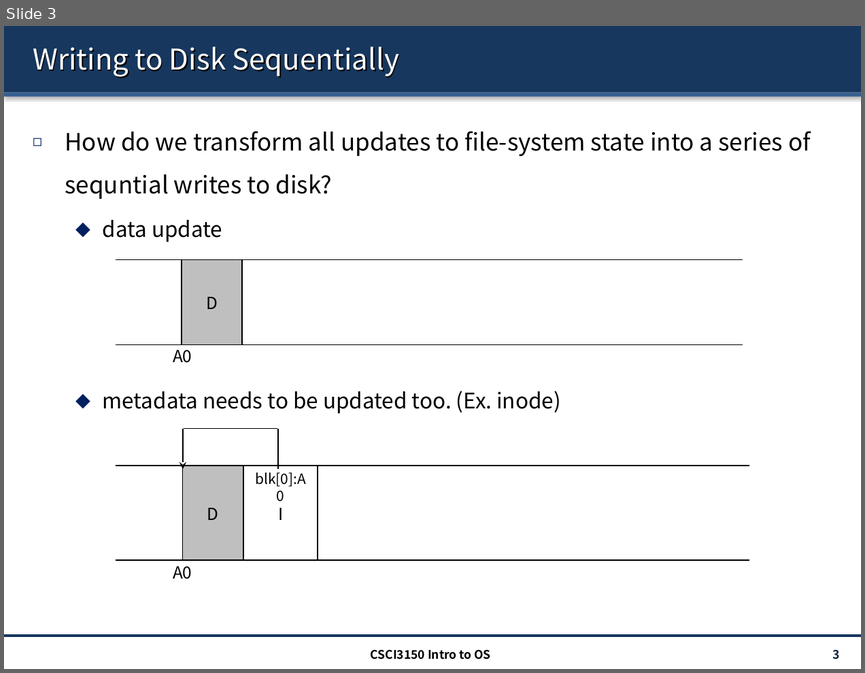
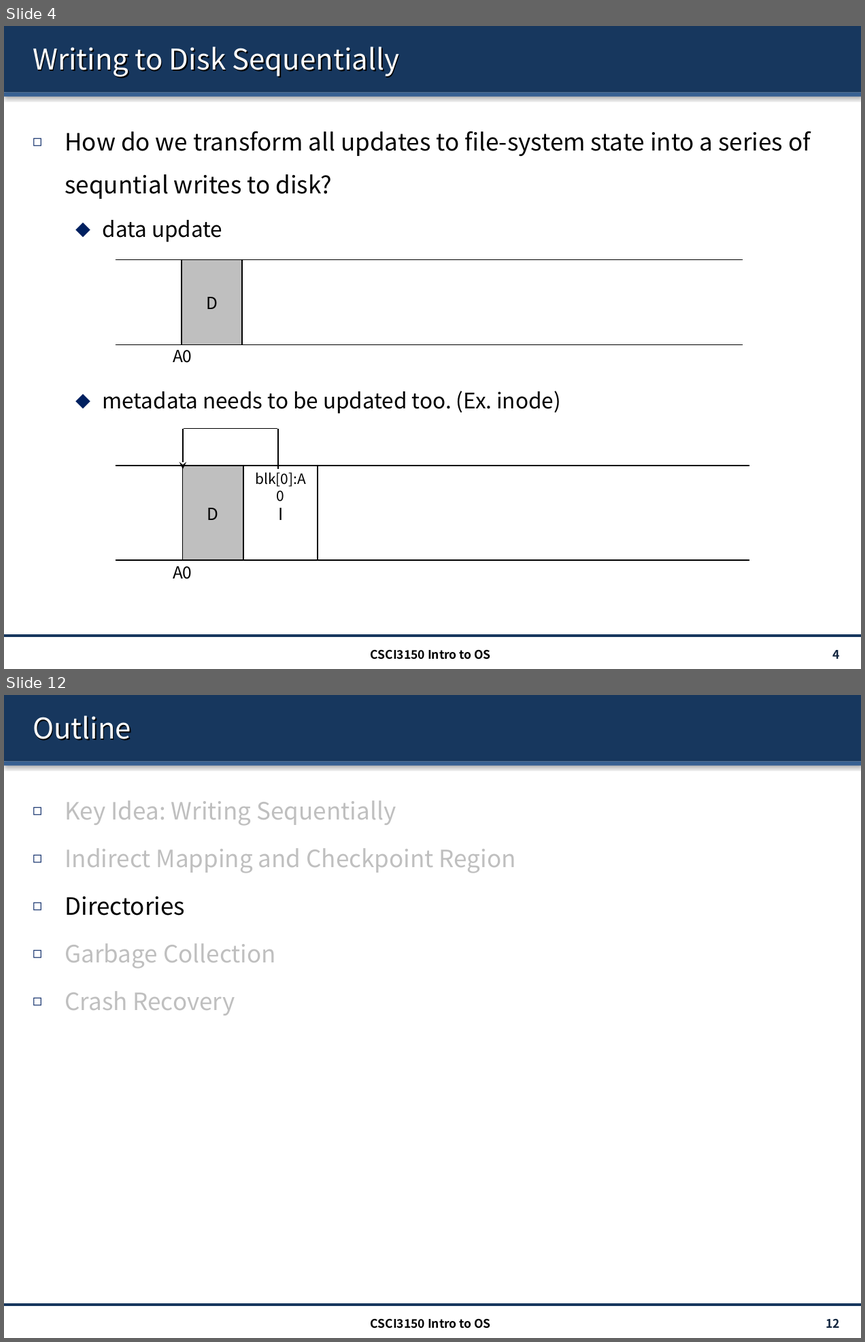
Before and after one commit to henryhxu/CSCI3150, a slide deck: lecture/lec15_lfs.pptx. Shown one above the other, each under a label of ours: slide 3 before the commit, slides 4 and 12 after it; the slides between them are not shown. The pictures are 865x673 and 865x1342 pixels, drawn with LibreOffice and Linux fonts; fonts in the diff are those of the drawing. Boxes give left, top, right and bottom in pixels: in the first picture for what was removed or moved away, otherwise in the second. Text is boxed around its words. In the diff, an @@ line names an element or a change of style, - is before the commit and + after.

```diff
--- a/lecture/lec15_lfs.pptx
+++ b/lecture/lec15_lfs.pptx
@@ slide 12 added at [4,695,861,1338], background #FFFFFF; not listed: 3 template elements that a slide beside it also shows @@
@@ title added at [33,715,131,741], 24 pt, text #FFFFFF @@
+Outline
@@ text added at [65,800,516,1015], 20 pt, text #BFBFBF @@
+◻ Key Idea: Writing Sequentially
+◻ Indirect Mapping and Checkpoint Region
+◻ Directories
+◻ Garbage Collection
+◻ Crash Recovery
@@ text added at [371,1319,491,1328], 10 pt, text #000000, bold @@
+CSCI3150 Intro to OS
@@ page number added at [825,1319,840,1327], 10 pt, text #0F243E, bold @@
+12
@@ what was slide 3 is now slide 4 @@
@@ page number at [832,650,839,658]: text changed @@
-3
+4
```
Also in this commit, not shown: 14 slides changed, 5 other slides added.
